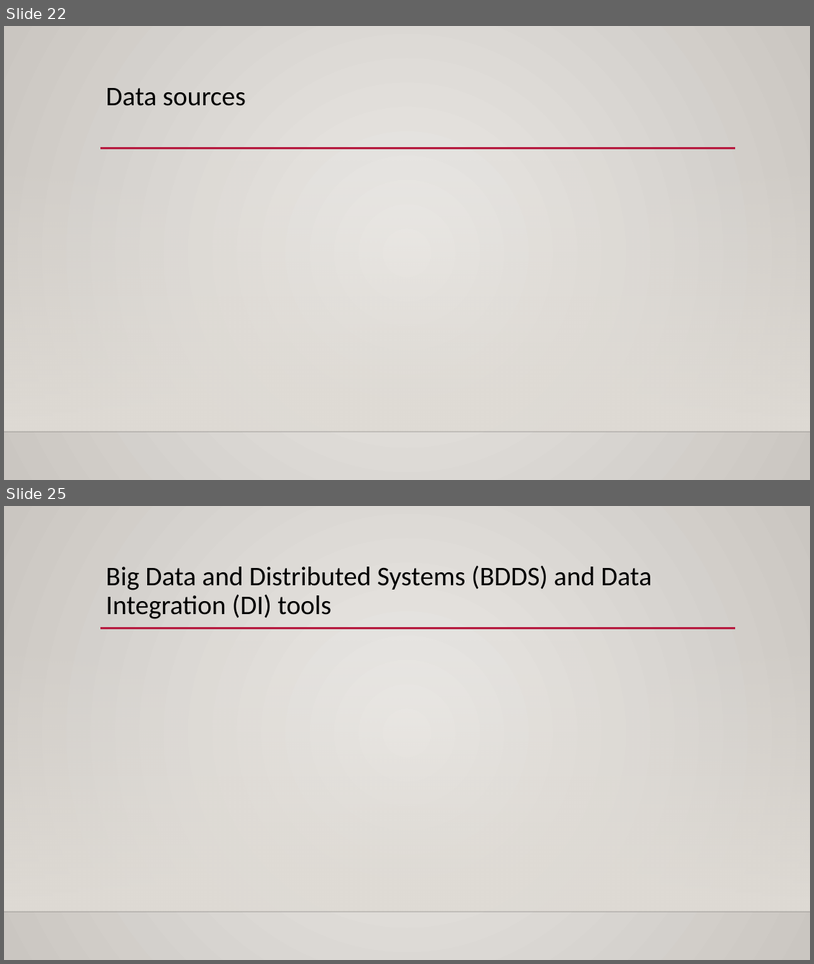
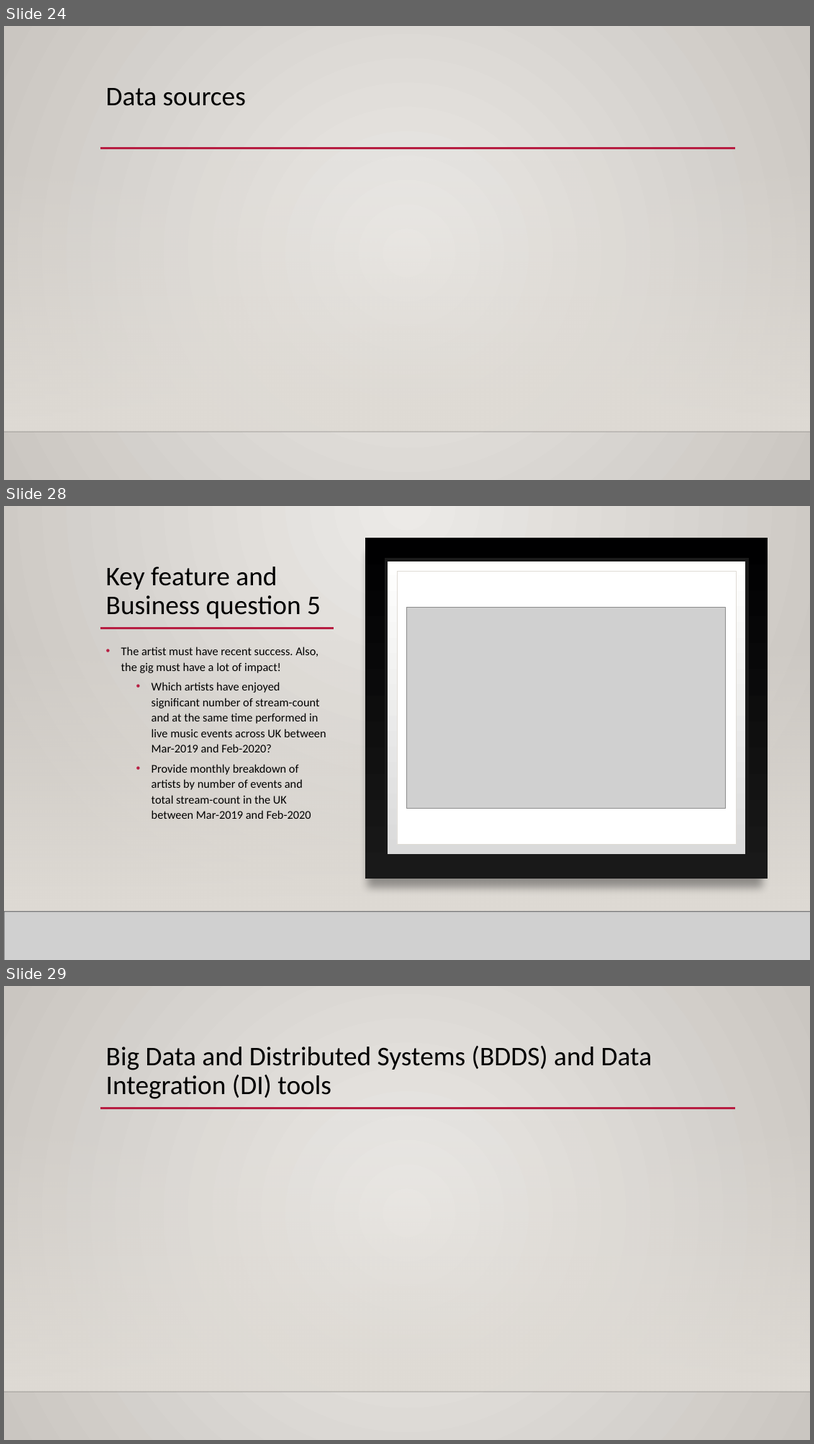
Before and after one commit to mahyarshu/Gigalytics, a slide deck: documents/Presentation/Innovators.pptx. Shown one above the other, each under a label of ours: slides 22 and 25 before the commit, slides 24, 28 and 29 after it; the slides between them are not shown. The pictures are 814x964 and 814x1444 pixels, drawn with LibreOffice and Linux fonts; fonts in the diff are those of the drawing; grey boxes stand for pictures; background and template pictures are left out. Boxes give left, top, right and bottom in pixels: in the first picture for what was removed or moved away, otherwise in the second. Text is boxed around its words. In the diff, an @@ line names an element or a change of style, - is before the commit and + after.

```diff
--- a/documents/Presentation/Innovators.pptx
+++ b/documents/Presentation/Innovators.pptx
@@ slide 28 added at [4,506,810,960], background gradient #ECEAE7 to #CAC7C1; not listed: 3 template elements that a slide beside it also shows @@
@@ rectangle added at [4,506,810,960], fill gradient #ECEAE7 to #CAC7C1 @@
@@ rectangle added at [365,538,768,879], fill gradient #000001 to #191919 @@
@@ title added at [106,566,321,618], 32 pt, text #000000 @@
+Key feature and Business question 5
@@ rectangle added at [386,560,748,855], fill gradient #DADADA to #FFFFFE, outline #191919 4 pt @@
@@ rectangle added at [397,571,737,844], fill #FFFFFF, outline #DFDBD5 0.5 pt @@
@@ picture added at [407,607,725,808] @@
@@ line added from (100, 628) to (334, 628), #B71E42 2.5 pt @@
@@ rectangle added at [4,640,810,911], fill gradient #DFDBD5 @@
@@ text added at [121,646,327,818], 14 pt, text #000000 @@
+• The artist must have recent success. Also, the gig must have a lot of impact!
+  • Which artists have enjoyed significant number of stream-count and at the same time performed in live music events across UK between Mar-2019 and Feb-2020?
+  • Provide monthly breakdown of artists by number of events and total stream-count in the UK between Mar-2019 and Feb-2020
@@ picture added at [4,911,810,960] @@
@@ line added from (4, 911) to (810, 911), #000001 1 pt @@
@@ what was slide 22 is now slide 24 @@
@@ what was slide 25 is now slide 29 @@
```
Also in this commit, not shown: 6 slides changed, 9 other slides added, 2 slides removed.
